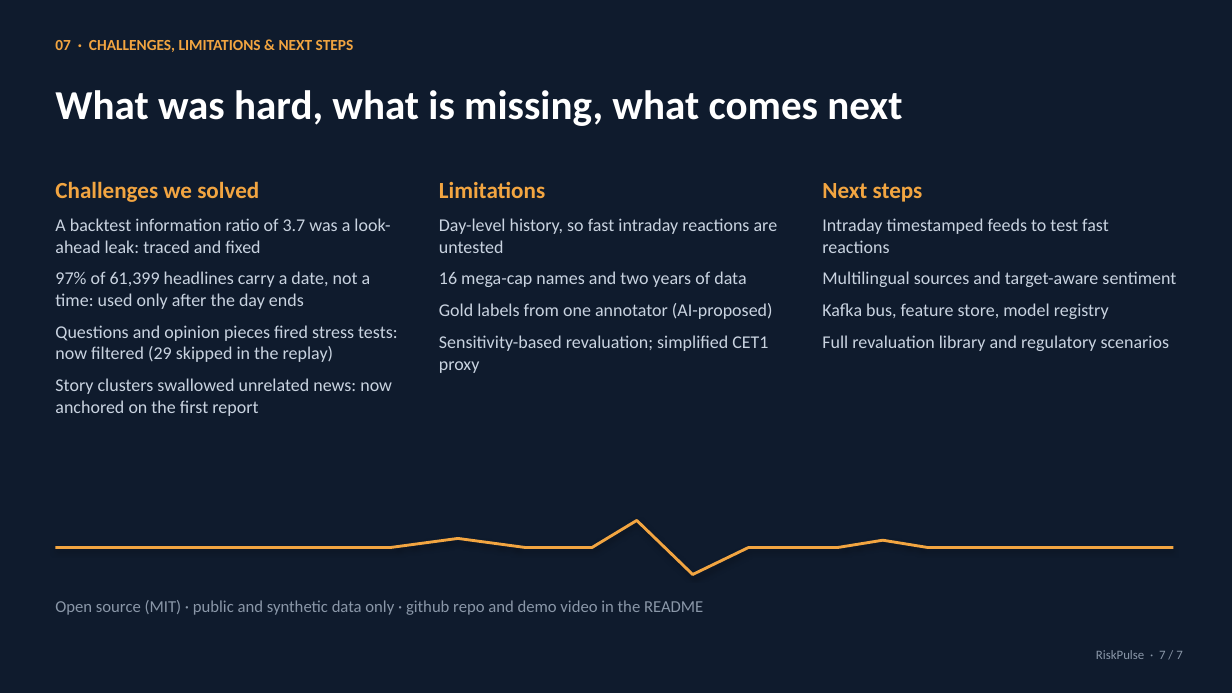
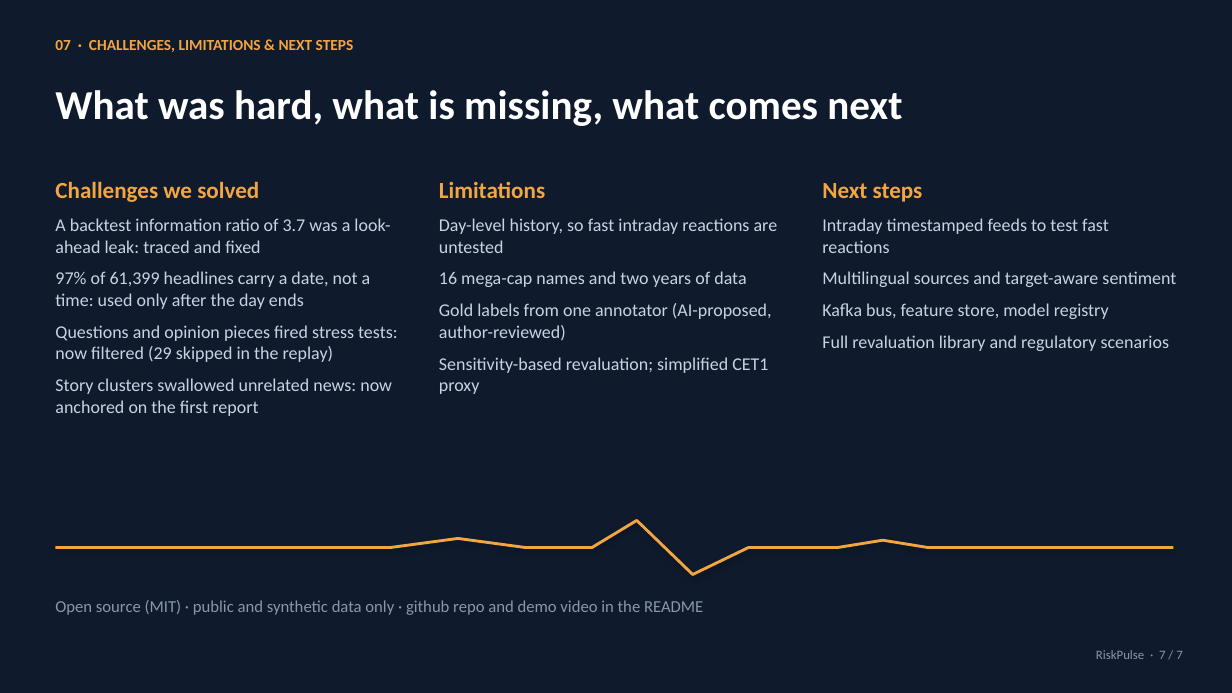
Before and after one commit to Realmer01/iitkgp-anish-karthik-ayyagari-hackathon, a slide deck: slide 7 of docs/presentation.pptx. Drawn at 1232x693 pixels with LibreOffice and Linux fonts; fonts in the diff are those of the drawing. Boxes give left, top, right and bottom in pixels: in the first picture for what was removed or moved away, otherwise in the second. Text is boxed around its words. In the diff, an @@ line names an element or a change of style, - is before the commit and + after.

Commit message:
docs: say that the AI-proposed gold labels were reviewed by the author

```diff
--- a/docs/presentation.pptx
+++ b/docs/presentation.pptx
@@ text at bbox=[439, 303, 772, 340]: text changed @@
-Gold labels from one annotator (AI-proposed)
+Gold labels from one annotator (AI-proposed, author-reviewed)
```
Also in this commit, not shown: 1 other slide changed, 5 other files.
